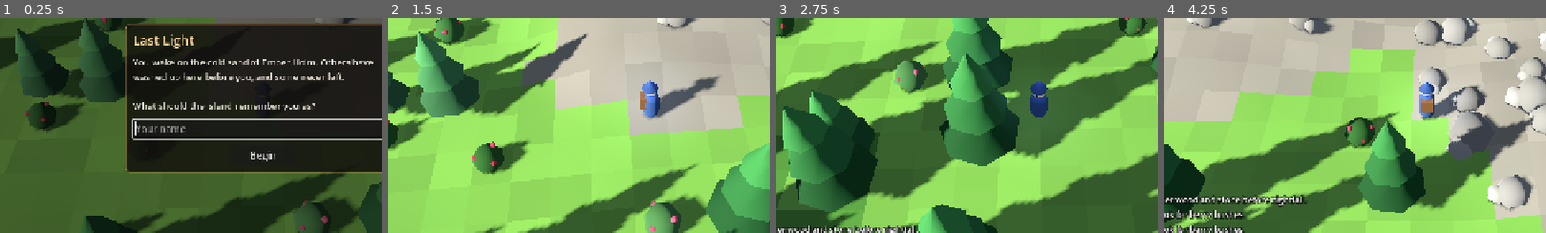
Above: before the commit, frames 1-4 (left to right).
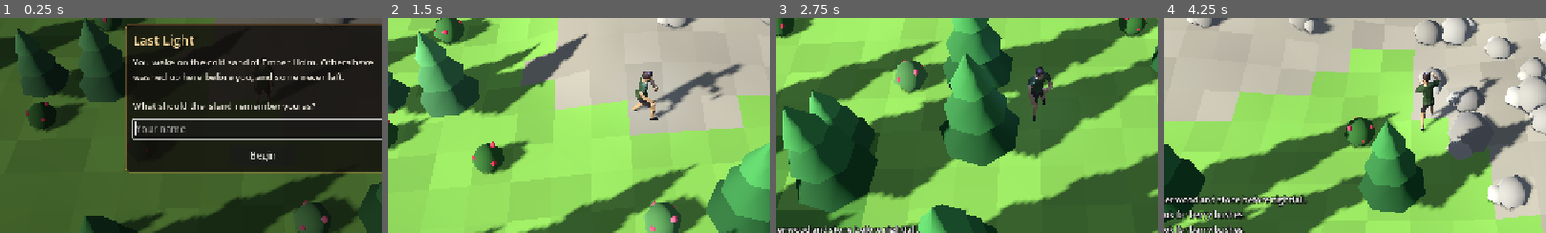
Above: after the commit, the same moments.

Repository: Albsoldier/Army-Medieval-
Game: Godot game, scene res://scenes/main.tscn
Same seed, same stepped clock (60 frames per second), same inputs: the game is played once before the commit and once after it.
Inputs (mouse positions are % of the whole screen's width and height, from its top left):
- Up to frame 1 (0.25 s): no input
- Up to frame 2 (1.5 s): click "Begin" at 0.5 s; move the mouse to (72, 45) at 1.27 s; hold D (move_right) from 1.28 s (still down); hold Space (attack) from 1.28 s (still down); click (72, 45) at 1.42 s
- Up to frame 3 (2.75 s): tap F (eat) at 1.55, 2.1 s; move the mouse to (30, 55) at 2.02 s; release D (move_right) at 2.03 s; release Space (attack) at 2.03 s; hold S (move_down) from 2.03 s (still down); tap Space (attack) at 2.3 s
- Up to frame 4 (4.25 s): move the mouse to (60, 28) at 2.77 s; release S (move_down) at 2.78 s; hold D (move_right) 2.78-3.53 s; hold Space (attack) 2.78-3.53 s; tap F (eat) at 3.05 s; move the mouse to (45, 70) at 3.52 s; hold W (move_up) from 3.53 s (still down); tap 1 (craft_campfire) at 3.6 s; click (45, 70) at 3.67 s; tap Space (attack) at 3.8 s
The pictures show only the part of the screen within x 16-66%, y 31-81%; the shares and areas given below are measured in that part.

The runs differ from the first frame. In frame 2, 2.2% of the frame differs, in the area x 63-94%, y 21-48%; in frame 3, 1.1%; in frame 4, 1.7%.

Commit message:
Last Light: animated human survivor and realistic wolves
Replace the shape-built characters with rigged, animated CC0 models by
Quaternius: a man with run, idle, punch, sword-slash and death animations
(shirt recoloured to a field jacket), and a wolf that gallops, lunges when it
bites and plays a death animation. Models are sized from their skeletons,
the spear and torch follow the hands, and the wolf's eyes glow at night.

Co-Authored-By: Claude Opus 5.5 <noreply@anthropic.com>
Claude-Session: https://claude.ai/code/session_01MPQsoYU4m9GjPH9jr69ReG

Diff:
--- /dev/null
+++ b/last-light/game/scripts/character_model.gd
@@ -0,0 +1,149 @@
+## An animated character loaded from a rigged glTF model (see models/CREDITS.md).
+## Sizes the model from its skeleton, maps game actions ("run", "death", ...)
+## to the model's own animation names, and can recolour or flash it.
+extends Node3D
+
+const LOOPING := ["idle", "walk", "run"]
+
+var anim: AnimationPlayer
+var skeleton: Skeleton3D
+var _model: Node3D
+var _meshes: Array = []
+var _actions: Dictionary = {}  # action -> animation name in the model
+var _current := ""
+var _oneshot := 0.0
+var _flash_mat: StandardMaterial3D
+
+
+## scene: the imported model. target: wanted height in metres (or length, when
+## measure_length is true). actions: action -> list of animation-name endings to
+## look for. recolor: material name -> {"color": Color, "emission": float}.
+func build(scene: PackedScene, target: float, measure_length: bool, actions: Dictionary,
+		recolor: Dictionary = {}) -> void:
+	_model = scene.instantiate()
+	add_child(_model)
+	anim = _find(_model, "AnimationPlayer") as AnimationPlayer
+	skeleton = _find(_model, "Skeleton3D") as Skeleton3D
+	for mi in _model.find_children("*", "MeshInstance3D", true, false):
+		_meshes.append(mi)
+	_fit(target, measure_length)
+	_map_actions(actions)
+	_recolor(recolor)
+
+	_flash_mat = StandardMaterial3D.new()
+	_flash_mat.albedo_color = Color(1.0, 0.15, 0.1, 0.45)
+	_flash_mat.transparency = BaseMaterial3D.TRANSPARENCY_ALPHA
+	_flash_mat.shading_mode = BaseMaterial3D.SHADING_MODE_UNSHADED
+
+
+func has_action(action: String) -> bool:
+	return _actions.has(action)
+
+
+## Plays a looping or held animation. Does nothing while a one-shot is playing.
+func play(action: String, speed: float = 1.0) -> void:
+	if anim == null or _oneshot > 0.0 or not _actions.has(action):
+		return
+	var anim_name: String = _actions[action]
+	anim.speed_scale = speed
+	if anim_name != _current:
+		_current = anim_name
+		anim.play(anim_name, 0.2)
+
+
+## Plays an animation once (an attack, a death). Returns its length in seconds.
+func play_once(action: String, speed: float = 1.0) -> float:
+	if anim == null or not _actions.has(action):
+		return 0.0
+	var anim_name: String = _actions[action]
+	_current = anim_name
+	anim.speed_scale = speed
+	anim.play(anim_name, 0.1)
+	anim.seek(0.0, true)
+	_oneshot = anim.get_animation(anim_name).length / maxf(speed, 0.01)
+	return _oneshot
+
+
+func tick(delta: float) -> void:
+	_oneshot = maxf(_oneshot - delta, 0.0)
+
+
+func flash(on: bool) -> void:
+	for mi in _meshes:
+		(mi as MeshInstance3D).material_overlay = _flash_mat if on else null
+
+
+## A node that follows a bone, e.g. a hand. Returns null if the bone is missing.
+func bone_follower(bone: String) -> Node3D:
+	if skeleton == null or skeleton.find_bone(bone) < 0:
+		return null
+	var follower := BoneAttachment3D.new()
+	follower.bone_name = bone
+	skeleton.add_child(follower)
+	return follower
+
+
+func _find(root: Node, type_name: String) -> Node:
+	var found := root.find_children("*", type_name, true, false)
+	return found[0] if found.size() > 0 else null
+
+
+func _fit(target: float, measure_length: bool) -> void:
+	if skeleton == null:
+		return
+	# Bone rest positions in the model's own space.
+	var to_model := Transform3D.IDENTITY
+	var node: Node = skeleton
+	while node != null and node != _model:
+		to_model = (node as Node3D).transform * to_model
+		node = node.get_parent()
+	var lo := Vector3(INF, INF, INF)
+	var hi := Vector3(-INF, -INF, -INF)
+	for i in skeleton.get_bone_count():
+		var p := to_model * skeleton.get_bone_global_rest(i).origin
+		lo = Vector3(minf(lo.x, p.x), minf(lo.y, p.y), minf(lo.z, p.z))
+		hi = Vector3(maxf(hi.x, p.x), maxf(hi.y, p.y), maxf(hi.z, p.z))
+	var extent := hi - lo
+	var measured := maxf(extent.x, extent.z) if measure_length else extent.y
+	if measured <= 0.0001:
+		return
+	var s := target / measured
+	_model.scale = Vector3.ONE * s
+	_model.position = Vector3(-(lo.x + hi.x) * 0.5 * s, -lo.y * s, -(lo.z + hi.z) * 0.5 * s)
+
+
+func _map_actions(actions: Dictionary) -> void:
+	if anim == null:
+		return
+	var names := anim.get_animation_list()
+	for action in actions:
+		for ending in actions[action]:
+			for anim_name in names:
+				if str(anim_name).to_lower().ends_with(str(ending).to_lower()):
+					_actions[action] = anim_name
+					break
+			if _actions.has(action):
+				break
+		if _actions.has(action) and action in LOOPING:
+			anim.get_animation(_actions[action]).loop_mode = Animation.LOOP_LINEAR
+
+
+func _recolor(recolor: Dictionary) -> void:
+	if recolor.is_empty():
+		return
+	for mi in _meshes:
+		var mesh_instance := mi as MeshInstance3D
+		if mesh_instance.mesh == null:
+			continue
+		for s in mesh_instance.mesh.get_surface_count():
+			var mat := mesh_instance.get_active_material(s) as BaseMaterial3D
+			if mat == null or not recolor.has(mat.resource_name):
+				continue
+			var spec: Dictionary = recolor[mat.resource_name]
+			var copy := mat.duplicate() as BaseMaterial3D
+			copy.albedo_color = spec.get("color", copy.albedo_color)
+			if spec.has("emission"):
+				copy.emission_enabled = true
+				copy.emission = copy.albedo_color
+				copy.emission_energy_multiplier = float(spec["emission"])
+			mesh_instance.set_surface_override_material(s, copy)
--- a/last-light/game/scripts/main.gd
+++ b/last-light/game/scripts/main.gd
@@ -574,7 +574,8 @@
 			wolf.hurt(damage, player.pos)
 			if wolf.hp <= 0:
 				wolves.erase(wolf)
-				wolf.queue_free()
+				var fall_time: float = wolf.die()
+				get_tree().create_timer(fall_time + 1.0).timeout.connect(wolf.queue_free)
 				player.add_item("raw_meat", 2)
 				hud.toast("The wolf falls. +2 raw meat")
 
@@ -754,6 +755,7 @@
 
 func _die() -> void:
 	alive = false
+	player.die()
 	hud.set_hint("")
 	var days := day - 1
 	api.record_local_best(seed_value, days)
--- a/last-light/game/scripts/player.gd
+++ b/last-light/game/scripts/player.gd
@@ -21,42 +21,49 @@
 var hurt_flash := 0.0
 var swing_time := 0.0
 
-var _model: Node3D
-var _cloak: StandardMaterial3D
+const CharacterModel = preload("res://scripts/character_model.gd")
+const SURVIVOR := preload("res://models/survivor.glb")
+
+var dead := false
+var _model: Node3D  # turns to face the walking direction
+var _body: CharacterModel
+var _right_hand: Node3D
+var _left_hand: Node3D
 var _spear: Node3D
 var _torch: Node3D
 var _torch_light: OmniLight3D
 var _moving := false
-var _step := 0.0
 
 
 func _ready() -> void:
 	_model = Node3D.new()
 	add_child(_model)
-	# Model faces +Z; the whole model turns to face the walking direction.
-	var body := Art.part(_model, Art.capsule(0.22, 0.85), Color("35507a"), Vector3(0, 0.45, 0))
-	_cloak = body.material_override
-	Art.part(_model, Art.box(Vector3(0.32, 0.36, 0.16)), Color("6b4a2b"), Vector3(0, 0.6, -0.2))  # pack
-	Art.part(_model, Art.sphere(0.17, 5, 10), Color("e8d3a8"), Vector3(0, 1.0, 0))
-	Art.part(_model, Art.cylinder(0.0, 0.21, 0.28, 8), Color("2b4266"), Vector3(0, 1.2, -0.02))  # hood
-	Art.part(_model, Art.sphere(0.028, 2, 4), Color("1a1a1a"), Vector3(0.06, 1.02, 0.15))
-	Art.part(_model, Art.sphere(0.028, 2, 4), Color("1a1a1a"), Vector3(-0.06, 1.02, 0.15))
+	_body = CharacterModel.new()
+	_model.add_child(_body)
+	_body.build(SURVIVOR, 1.62, false, {
+		"idle": ["Man_Idle"],
+		"walk": ["Man_Walk"],
+		"run": ["Man_Run"],
+		"punch": ["Man_Punch"],
+		"slash": ["Man_SwordSlash"],
+		"death": ["Man_Death"],
+	}, {"Shirt": {"color": Color("3b4f35")}})  # a dark green field jacket
+	_right_hand = _body.bone_follower("Palm.R")
+	_left_hand = _body.bone_follower("Palm.L")
 
-	# Spear, held at the right side and pointing forward.
+	# Spear and torch follow the hands but keep their own size and direction.
 	_spear = Node3D.new()
-	_spear.position = Vector3(-0.27, 0.55, 0.0)
-	_spear.rotation = Vector3(PI / 2 - 0.25, 0, 0)
-	_model.add_child(_spear)
-	Art.part(_spear, Art.cylinder(0.022, 0.022, 1.5, 5), Color("caa472"), Vector3(0, 0.35, 0))
-	Art.part(_spear, Art.cylinder(0.0, 0.05, 0.18, 5), Color("c9ccd1"), Vector3(0, 1.17, 0))
+	_spear.top_level = true
+	add_child(_spear)
+	Art.part(_spear, Art.cylinder(0.022, 0.022, 1.6, 5), Color("caa472"), Vector3(0, 0.3, 0))
+	Art.part(_spear, Art.cylinder(0.0, 0.05, 0.2, 5), Color("c9ccd1"), Vector3(0, 1.2, 0))
 	_spear.visible = false
 
-	# Torch in the left hand, with its own light.
 	_torch = Node3D.new()
-	_torch.position = Vector3(0.28, 0.55, 0.12)
-	_model.add_child(_torch)
-	Art.part(_torch, Art.cylinder(0.03, 0.025, 0.5, 5), Color("6b4a2b"), Vector3(0, 0.15, 0))
-	Art.part(_torch, Art.sphere(0.07, 3, 6), Color(1.0, 0.65, 0.2), Vector3(0, 0.45, 0), Vector3.ZERO, 4.0, true)
+	_torch.top_level = true
+	add_child(_torch)
+	Art.part(_torch, Art.cylinder(0.03, 0.025, 0.55, 5), Color("6b4a2b"), Vector3(0, 0.12, 0))
+	Art.part(_torch, Art.sphere(0.08, 3, 6), Color(1.0, 0.65, 0.2), Vector3(0, 0.44, 0), Vector3.ZERO, 4.0, true)
 	_torch_light = Art.omni(Color(1.0, 0.72, 0.4), TORCH_RADIUS / World.TILE * 1.3, 2.2)
 	_torch_light.position = Vector3(0, 0.6, 0)
 	_torch.add_child(_torch_light)
@@ -64,13 +71,13 @@
 
 	# A faint glow so you can always see yourself at night.
 	var glow := Art.omni(Color(0.6, 0.7, 1.0), 2.6, 0.35)
-	glow.position = Vector3(0, 1.6, 0)
+	glow.position = Vector3(0, 1.9, 0)
 	add_child(glow)
 	position = world.to_3d(pos)
 
 
 func move(dir: Vector2, delta: float) -> void:
-	_moving = dir != Vector2.ZERO
+	_moving = dir != Vector2.ZERO and not dead
 	if not _moving:
 		return
 	facing = dir.normalized()
@@ -87,21 +94,27 @@
 	hurt_flash = maxf(hurt_flash - delta, 0.0)
 	swing_time = maxf(swing_time - delta, 0.0)
 	position = world.to_3d(pos)
-	_model.rotation.y = lerp_angle(_model.rotation.y, atan2(facing.x, facing.y), minf(delta * 14.0, 1.0))
-	if _moving:
-		_step += delta * 13.0
-		_model.position.y = absf(sin(_step)) * 0.07
-	else:
-		_model.position.y = move_toward(_model.position.y, 0.0, delta)
+	_model.rotation.y = lerp_angle(_model.rotation.y, atan2(facing.x, facing.y), minf(delta * 12.0, 1.0))
+	_body.tick(delta)
+	if not dead:
+		_body.play("run" if _moving else "idle")
 	_moving = false
-	_cloak.albedo_color = Color(0.9, 0.3, 0.3) if hurt_flash > 0.0 else Color("35507a")
+	_body.flash(hurt_flash > 0.0)
 
-	_spear.visible = has_spear
-	_spear.position.z = 0.3 if swing_time > 0.0 else 0.0
-	_model.position.z = 0.12 if swing_time > 0.0 and not has_spear else 0.0
-	_torch.visible = torch_time > 0.0
-	if _torch.visible:
+	var turn := Basis(Vector3.UP, _model.rotation.y)
+	_spear.visible = has_spear and not dead
+	if _spear.visible and _right_hand:
+		# Held low and pointing forward, tipped slightly up.
+		_spear.global_transform = Transform3D(turn * Basis(Vector3.RIGHT, PI / 2 - 0.3), _right_hand.global_position)
+	_torch.visible = torch_time > 0.0 and not dead
+	if _torch.visible and _left_hand:
+		_torch.global_transform = Transform3D(turn, _left_hand.global_position)
 		_torch_light.light_energy = 2.2 + sin(Time.get_ticks_msec() / 90.0) * 0.15
+
+
+func die() -> void:
+	dead = true
+	_body.play_once("death")
 
 
 func count(item: String) -> int:
@@ -126,3 +139,5 @@
 
 func swing() -> void:
 	swing_time = 0.15
+	if not dead:
+		_body.play_once("slash" if has_spear else "punch", 1.6)
--- a/last-light/game/scripts/wolf.gd
+++ b/last-light/game/scripts/wolf.gd
@@ -2,7 +2,6 @@
 extends Node3D
 
 const World = preload("res://scripts/world.gd")
-const Art = preload("res://scripts/art.gd")
 
 const SPEED := 70.0
 const BITE_DAMAGE := 12.0
@@ -15,33 +14,34 @@
 var knock := Vector2.ZERO
 var facing := Vector2.RIGHT
 
+const CharacterModel = preload("res://scripts/character_model.gd")
+const WOLF_MODEL := preload("res://models/wolf.glb")
+
+var dead := false
 var _model: Node3D
-var _fur: StandardMaterial3D
-var _legs: Array = []
-var _gait := 0.0
+var _body: CharacterModel
 
 
 func _ready() -> void:
 	_model = Node3D.new()
 	add_child(_model)
-	var fur := Color("5d5a58")
-	var body := Art.part(_model, Art.capsule(0.19, 0.95), fur, Vector3(0, 0.45, 0), Vector3(PI / 2, 0, 0))
-	_fur = body.material_override
-	Art.part(_model, Art.sphere(0.17, 4, 8), fur.lightened(0.08), Vector3(0, 0.62, 0.45))
-	Art.part(_model, Art.box(Vector3(0.12, 0.1, 0.2)), fur.lightened(0.15), Vector3(0, 0.57, 0.62))
-	Art.part(_model, Art.cylinder(0.0, 0.05, 0.13, 4), fur.darkened(0.2), Vector3(0.08, 0.8, 0.42))
-	Art.part(_model, Art.cylinder(0.0, 0.05, 0.13, 4), fur.darkened(0.2), Vector3(-0.08, 0.8, 0.42))
-	Art.part(_model, Art.cylinder(0.02, 0.06, 0.45, 5), fur.darkened(0.1), Vector3(0, 0.5, -0.6), Vector3(-PI / 3, 0, 0))
-	# Eyes glow in the dark.
-	Art.part(_model, Art.sphere(0.03, 2, 4), Color(1.0, 0.85, 0.2), Vector3(0.07, 0.66, 0.6), Vector3.ZERO, 3.0, true)
-	Art.part(_model, Art.sphere(0.03, 2, 4), Color(1.0, 0.85, 0.2), Vector3(-0.07, 0.66, 0.6), Vector3.ZERO, 3.0, true)
-	for leg_pos in [Vector3(0.11, 0.18, 0.3), Vector3(-0.11, 0.18, 0.3), Vector3(0.11, 0.18, -0.3), Vector3(-0.11, 0.18, -0.3)]:
-		_legs.append(Art.part(_model, Art.cylinder(0.04, 0.035, 0.36, 5), fur.darkened(0.15), leg_pos))
+	_body = CharacterModel.new()
+	_model.add_child(_body)
+	_body.build(WOLF_MODEL, 1.5, true, {
+		"idle": ["Idle"],
+		"walk": ["Walk"],
+		"run": ["Gallop"],
+		"attack": ["Attack"],
+		"death": ["Death"],
+	}, {"Eyes_Black": {"color": Color(1.0, 0.8, 0.2), "emission": 4.0}})  # eyes glow in the dark
 	position = world.to_3d(pos)
 
 
 ## Moves the wolf. Returns true when it bites the player this frame.
 func tick(delta: float, target: Vector2, fires: Array, night: bool) -> bool:
+	if dead:
+		_body.tick(delta)
+		return false
 	bite_cooldown = maxf(bite_cooldown - delta, 0.0)
 	hurt_flash = maxf(hurt_flash - delta, 0.0)
 
@@ -64,6 +64,7 @@
 
 	if not scared and bite_cooldown <= 0.0 and pos.distance_to(target) < 13.0:
 		bite_cooldown = 1.3
+		_body.play_once("attack", 1.5)
 		return true
 	return false
 
@@ -86,9 +87,13 @@
 func _animate(delta: float) -> void:
 	position = world.to_3d(pos)
 	_model.rotation.y = lerp_angle(_model.rotation.y, atan2(facing.x, facing.y), minf(delta * 10.0, 1.0))
-	_gait += delta * 14.0
-	for i in _legs.size():
-		var leg: MeshInstance3D = _legs[i]
-		leg.rotation.x = sin(_gait + (PI if i % 3 == 0 else 0.0)) * 0.5
-	_model.position.y = absf(sin(_gait)) * 0.04
-	_fur.albedo_color = Color(0.9, 0.35, 0.35) if hurt_flash > 0.0 else Color("5d5a58")
+	_body.tick(delta)
+	_body.play("run")
+	_body.flash(hurt_flash > 0.0)
+
+
+## Plays the death animation; the caller removes the wolf afterwards.
+func die() -> float:
+	dead = true
+	_body.flash(false)
+	return _body.play_once("death")
--- a/last-light/game/tools/screenshot.gd
+++ b/last-light/game/tools/screenshot.gd
@@ -34,6 +34,10 @@
 	main.clock = 240.0 * 0.25
 	await _frames(40)
 	await _shot("2-day")
+	main.zoom = 0.55
+	await _frames(40)
+	await _shot("2b-day-close")
+	main.zoom = 1.0
 
 	# Build a camp and wait for dusk.
 	main.player.add_item("wood", 20)
@@ -61,6 +65,8 @@
 	await _shot("4-night")
 
 	main.zoom = 0.6
+	if wolf.pos != Vector2.INF:
+		wolf.pos = p + Vector2(30, 18)
 	await _frames(30)
 	await _shot("5-night-close")
 	print("Screenshots written to ", _dir)
--- a/last-light/game/tools/smoke_test.gd
+++ b/last-light/game/tools/smoke_test.gd
@@ -44,6 +44,17 @@
 	_check(world.props.size() > 300, "island has props (%d)" % world.props.size())
 	_check(world.is_walkable(main.player.pos), "player spawns on walkable ground")
 	_check(world.get_node_or_null("Terrain") != null, "3D terrain built")
+	var body = main.player._body
+	_check(body.anim != null, "survivor model has animations")
+	for action in ["idle", "run", "punch", "slash", "death"]:
+		_check(body.has_action(action), "survivor can play '%s'" % action)
+	var wolf = load("res://scripts/wolf.gd").new()
+	wolf.world = world
+	wolf.pos = main.player.pos + Vector2(200, 0)
+	main.entities.add_child(wolf)
+	for action in ["run", "attack", "death"]:
+		_check(wolf._body.has_action(action), "wolf can play '%s'" % action)
+	wolf.queue_free()
 	var ground: float = world.height_at(main.player.pos)
 	_check(ground > -0.5 and ground < 6.0, "spawn height looks sane (%.2f m)" % ground)
 
Binary file added: last-light/game/models/survivor.glb
Binary file added: last-light/game/models/wolf.glb
Not shown, added: last-light/game/models/CREDITS.md
